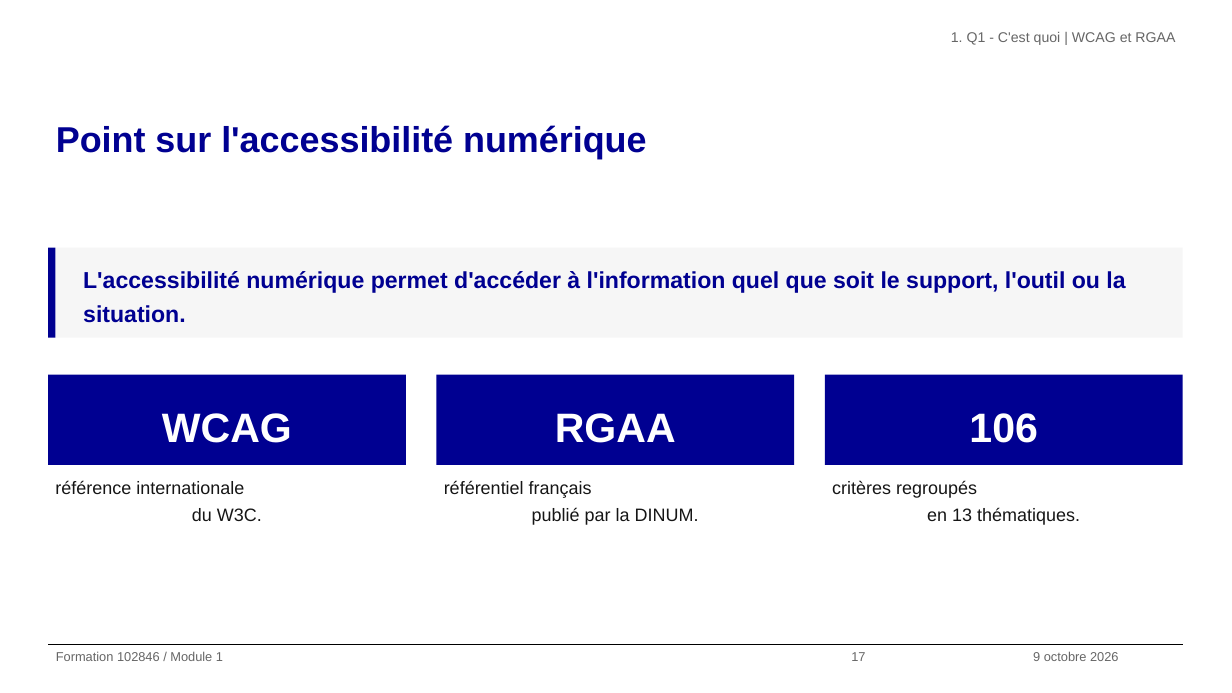
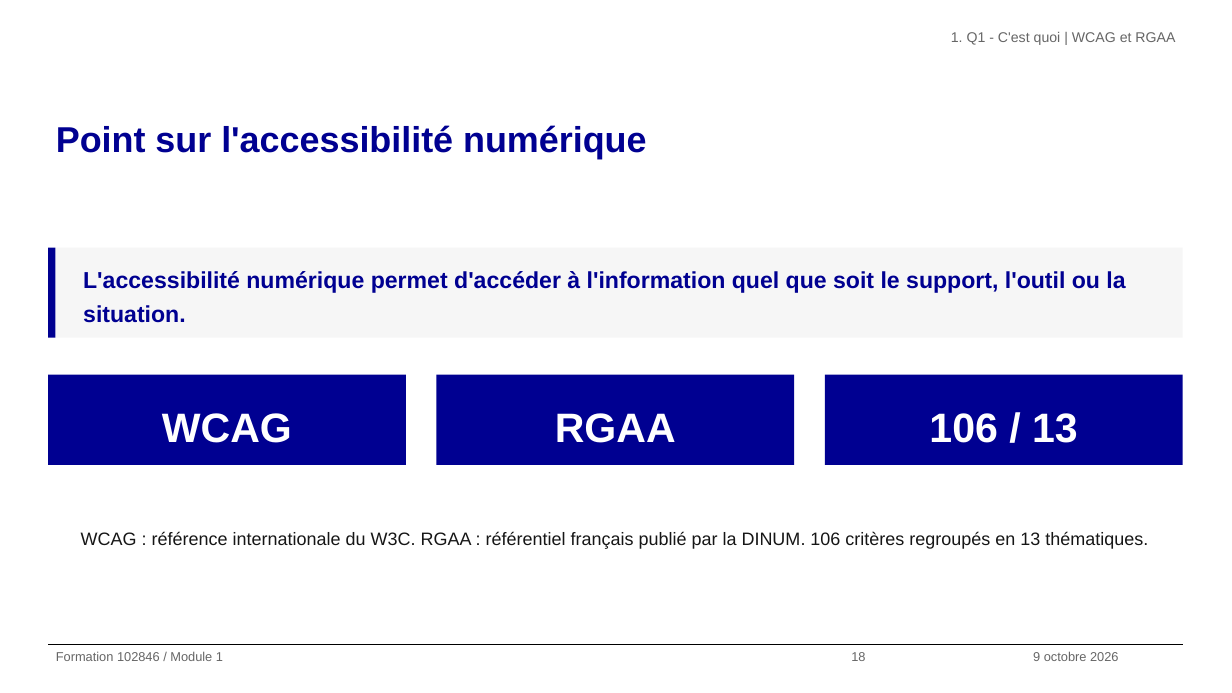
Before and after one commit to alexandra-guiderdoni/usine-fabrication-igpde-102846-ay11, a slide deck: slide 18 of livrables-IGPDE-2026-102846/Formateur/support-formation-102846-2026-IGPDE.pptx (slide 17 before the commit). Drawn at 1232x693 pixels with LibreOffice and Linux fonts; fonts in the diff are those of the drawing; background and template pictures are left out. Boxes give left, top, right and bottom in pixels: in the first picture for what was removed or moved away, otherwise in the second. Text is boxed around its words. In the diff, an @@ line names an element or a change of style, - is before the commit and + after.

```diff
--- a/livrables-IGPDE-2026-102846/Formateur/support-formation-102846-2026-IGPDE.pptx
+++ b/livrables-IGPDE-2026-102846/Formateur/support-formation-102846-2026-IGPDE.pptx
@@ text in rectangle at <box>929,413,1078,443</box>: text changed @@
-106
+106 / 13
@@ text removed at <box>55,480,262,521</box> @@
-référence internationale
-du W3C.
@@ text removed at <box>832,480,1080,525</box> @@
-critères regroupés
-en 13 thématiques.
@@ text at <box>81,532,1148,549</box>: text changed @@
-référentiel français
-publié par la DINUM.
+WCAG : référence internationale du W3C. RGAA : référentiel français publié par la DINUM. 106 critères regroupés en 13 thématiques.
@@ text at <box>851,652,865,661</box>: text changed @@
-17
+18
```
Also in this commit, not shown: 60 other slides changed, 1 slide added, 1 slide removed, 52 other files.
